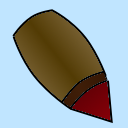
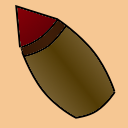
Layers edited between the first and the second (128, 128) image:
painted on "Fill" over <box>15,8,113,120</box>
painted on "Base" over <box>12,4,116,124</box>
painted on "Background" over <box>0,0,128,128</box>
